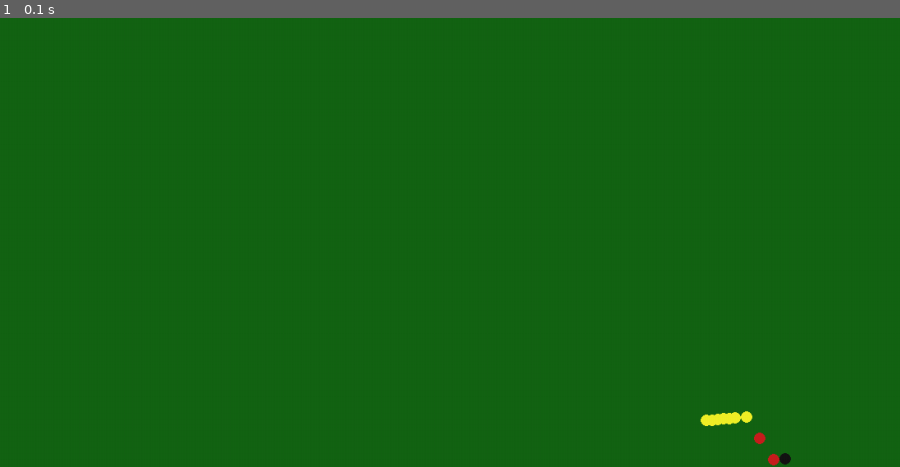
Above: before the commit, frame 1.
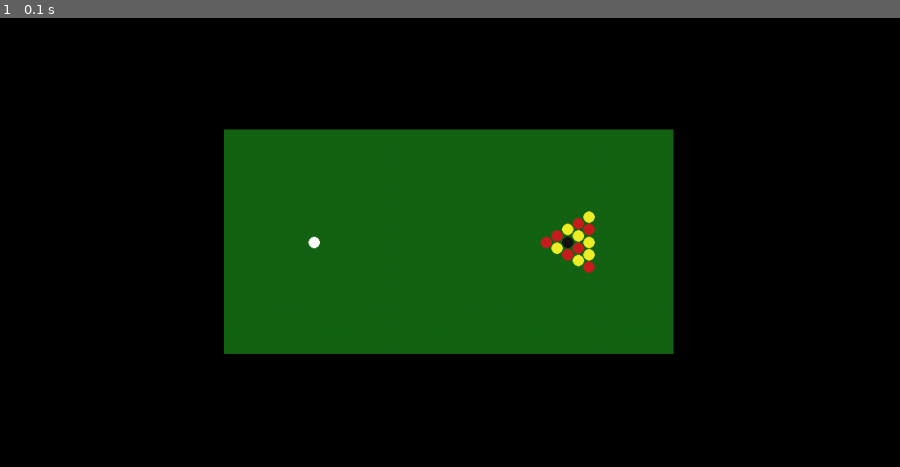
Above: after the commit, the same moment.

Repository: AdamJ-3141/Dissertation
Game: pygame game, started from pool_simulation/main.py
Same seed, same stepped clock (60 frames per second), same inputs: the game is played once before the commit and once after it.
Inputs:
- Up to frame 1 (0.1 s): no input

The runs differ from the first frame. In frame 1, 76% of the frame differs, in the area x 0-100%, y 0-100%.

Commit message:
Added pytest and used to fix rendering

Diff:
--- a/pool_simulation/physics/engine.py
+++ b/pool_simulation/physics/engine.py
@@ -70,13 +70,13 @@
                 [BLACK_SPOT_X + SQRT_3_INCHES, -1*INCHES_TO_M],
                 [BLACK_SPOT_X + 2*SQRT_3_INCHES, 2*INCHES_TO_M],
                 [BLACK_SPOT_X + 2*SQRT_3_INCHES, -4*INCHES_TO_M],
-                [BLACK_SPOT_X - 2*SQRT_3_INCHES, -1*INCHES_TO_M],
-                [BLACK_SPOT_X - 2*SQRT_3_INCHES, 2*INCHES_TO_M],
-                [BLACK_SPOT_X - 2*SQRT_3_INCHES, INCHES_TO_M],
-                [BLACK_SPOT_X - 2*SQRT_3_INCHES, -3*INCHES_TO_M],
-                [BLACK_SPOT_X - 2*SQRT_3_INCHES, 4*INCHES_TO_M],
-                [BLACK_SPOT_X - 2*SQRT_3_INCHES, 0],
-                [BLACK_SPOT_X - 2*SQRT_3_INCHES, -2*INCHES_TO_M],
+                [BLACK_SPOT_X - SQRT_3_INCHES, -1*INCHES_TO_M],
+                [BLACK_SPOT_X, 2*INCHES_TO_M],
+                [BLACK_SPOT_X + SQRT_3_INCHES, INCHES_TO_M],
+                [BLACK_SPOT_X + SQRT_3_INCHES, -3*INCHES_TO_M],
+                [BLACK_SPOT_X + 2*SQRT_3_INCHES, 4*INCHES_TO_M],
+                [BLACK_SPOT_X + 2*SQRT_3_INCHES, 0],
+                [BLACK_SPOT_X + 2*SQRT_3_INCHES, -2*INCHES_TO_M],
                 [BLACK_SPOT_X, 0],
             ]),
             np.array([-0.547, 0]),
--- a/pool_simulation/render/pygame_renderer.py
+++ b/pool_simulation/render/pygame_renderer.py
@@ -3,9 +3,9 @@
 from pool_simulation.constants import *
 
 COLOUR_MAP = {
-    0: (200, 30, 30),   # Red
+    0: (200, 30, 30),  # Red
     1: (240, 240, 40),  # Yellow
-    2: (20, 20, 20),    # Black
+    2: (20, 20, 20),  # Black
     3: (255, 255, 255)  # Cue ball
 }
 
@@ -24,25 +24,25 @@
         pygame.display.set_caption("English Pool Simulation")
         self.clock = pygame.time.Clock()
 
-    def world_to_screen(self, pos: np.ndarray):
+    def world_to_screen(self, pos):
         """Convert world coordinates to pixel coordinates."""
-        # 3x3 affine transform matrix
-        M = np.array([
-            [self.width / 2 + self.scale, self.height / 2, self.width / 2],
-            [self.width / 2, self.height / 2 - self.scale, self.height / 2],
-            [0, 0, 1]
-        ], dtype=np.float64)
-
-        # homogeneous input vector
-        v = np.array([pos[0], pos[1], 1], dtype=np.float64)
-
-        # apply transform
-        screen_coords = M @ v
-        return screen_coords[0], screen_coords[1]
+        x, y = pos
+        sx = self.width // 2 + x * self.scale
+        sy = self.height // 2 - y * self.scale  # minus because pygame's Y grows downward
+        return sx, sy
 
     def draw_table(self):
         green = (20, 100, 20)
-        pygame.draw.rect(self.screen, green, (0, 0, self.width, self.height))
+        bl = self.world_to_screen((-self.sim.table_width / 2, -self.sim.table_height / 2))
+        tr = self.world_to_screen((self.sim.table_width / 2, self.sim.table_height / 2))
+
+        # unpack coords
+        x1, y1 = bl
+        x2, y2 = tr
+
+        # rect expects (left, top, width, height)
+        rect = (min(x1, x2), min(y1, y2), abs(x2 - x1), abs(y2 - y1))
+        pygame.draw.rect(self.screen, green, rect)
 
     def draw_balls(self):
         # Object balls
--- /dev/null
+++ b/pool_simulation/tests/dummy_sim.py
@@ -0,0 +1,26 @@
+from pool_simulation.constants import *
+import numpy as np
+
+
+class DummySim:
+    def __init__(self, table_width=TABLE_WIDTH, table_height=TABLE_HEIGHT):
+        self.n_balls = 0
+        self.table_width = table_width
+        self.table_height = table_height
+        self.cb_mass = CUE_BALL_MASS
+        self.cb_radius = CUE_BALL_RADIUS
+        self.ob_mass = OBJECT_BALL_MASS
+        self.ob_radius = OBJECT_BALL_RADIUS
+        self.dt = 0.001
+
+        # State arrays
+        self.positions = np.zeros((0, 2), dtype=np.float64)
+        self.velocities = np.zeros((0, 2), dtype=np.float64)
+        self.spins = np.zeros((0, 2), dtype=np.float64)
+        self.angular_velocities = np.zeros(0, dtype=np.float64)
+        self.cb_pos = np.zeros((1, 2), dtype=np.float64)
+        self.cb_spin = np.zeros((1, 2), dtype=np.float64)
+        self.cb_ang_vel = np.zeros(1, dtype=np.float64)
+        self.cb_vel = np.zeros((1, 2), dtype=np.float64)
+
+        self.colours = np.zeros(0, dtype=np.int8)
--- /dev/null
+++ b/pool_simulation/tests/test_render.py
@@ -0,0 +1,31 @@
+from pool_simulation.render.pygame_renderer import Renderer
+from pool_simulation.constants import *
+from pool_simulation.tests.dummy_sim import DummySim
+import numpy as np
+
+
+def test_coordinate_transform():
+    sim = DummySim()
+    scale = PIXELS_PER_METER
+    renderer = Renderer(sim, scale=scale)
+
+    # Origin (0,0) should map to roughly screen center
+    sx, sy = renderer.world_to_screen((0, 0))
+    assert np.isclose(sx, renderer.width / 2)
+    assert np.isclose(sy, renderer.height / 2)
+
+    # +1 world unit in x should move by about +scale in screen space
+    sx2, sy2 = renderer.world_to_screen((1, 0))
+    dx, dy = sx2 - sx, sy2 - sy
+    assert np.allclose((dx, dy), (scale, 0), atol=1e-6)
+
+    # +1 world unit in y should move by about -scale in screen space
+    sx3, sy3 = renderer.world_to_screen((0, 1))
+    dx, dy = sx3 - sx, sy3 - sy
+    assert np.allclose((dx, dy), (0, -scale), atol=1e-6)
+
+    # Bottom-left table corner should map near top-left of screen
+    bl = renderer.world_to_screen((-sim.table_width / 2, -sim.table_height / 2))
+    tr = renderer.world_to_screen((sim.table_width / 2, sim.table_height / 2))
+    assert bl[0] < tr[0]  # left < right
+    assert bl[1] > tr[1]  # bottom is lower on screen
Empty file added: pool_simulation/tests/__init__.py
